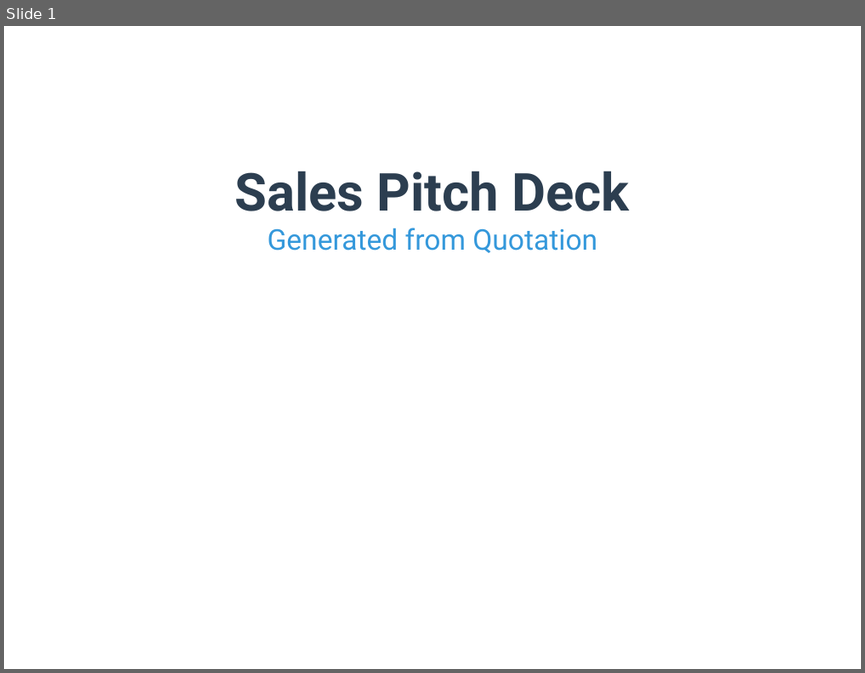
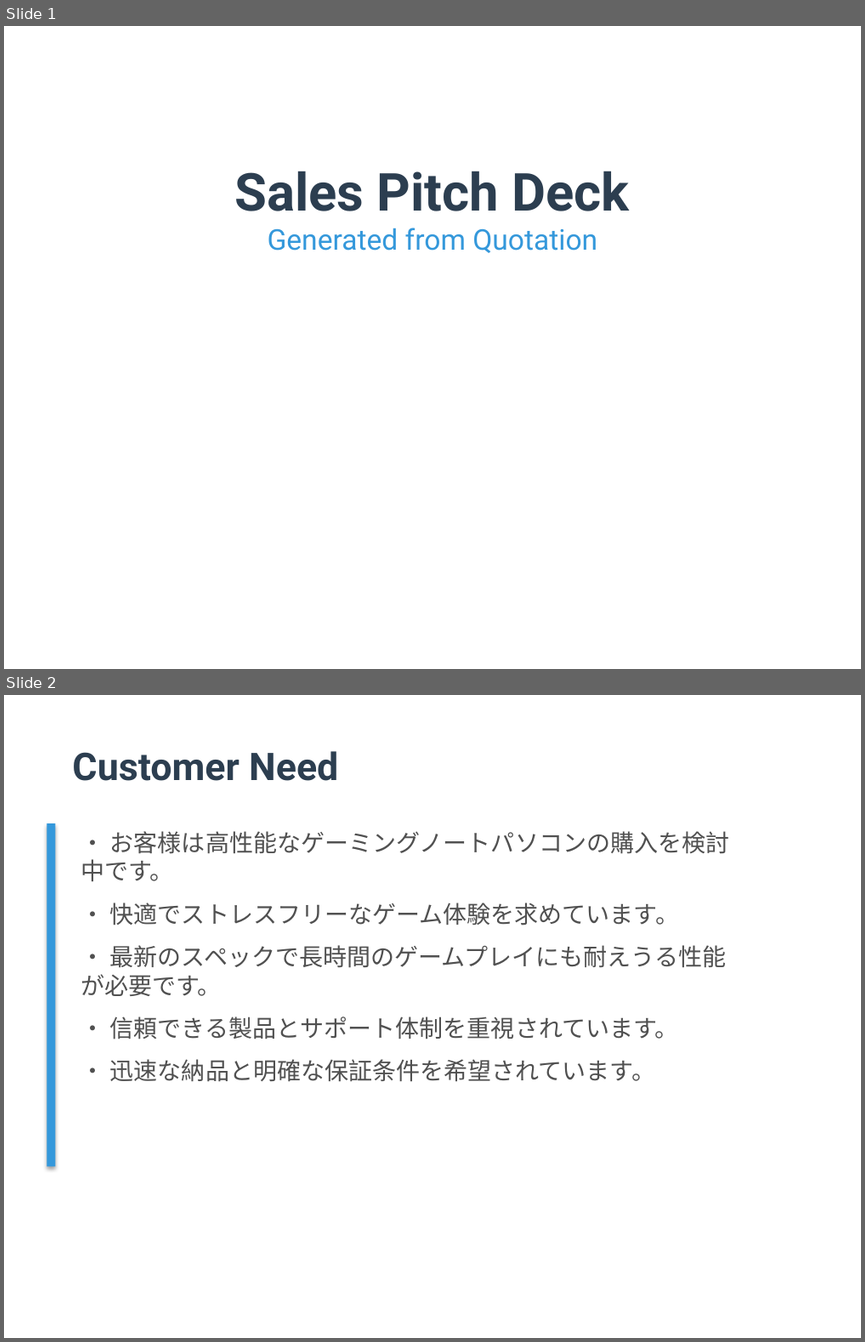
Before and after one commit to TejasGupta-27/b2b-sales-backend, a slide deck: Data/pitch_decks/pitch_deck_001.pptx. Shown one above the other, each under a label of ours: slide 1 before the commit, slides 1 and 2 after it. The pictures are 865x673 and 865x1342 pixels, drawn with LibreOffice and Linux fonts; fonts in the diff are those of the drawing. Boxes give left, top, right and bottom in pixels: in the first picture for what was removed or moved away, otherwise in the second. Text is boxed around its words. In the diff, an @@ line names an element or a change of style, - is before the commit and + after.

```diff
--- a/Data/pitch_decks/pitch_deck_001.pptx
+++ b/Data/pitch_decks/pitch_deck_001.pptx
@@ slide 2 added at (4,695,861,1338), background #FFFFFF @@
@@ text added at (72,751,338,781), 32 pt, text #2C3E50, bold @@
+Customer Need
@@ rectangle added at (46,823,55,1166), fill #3498DB @@
@@ text added at (81,831,730,1082), 20 pt, text #505050 @@
+• お客様は高性能なゲーミングノートパソコンの購入を検討中です。
+• 快適でストレスフリーなゲーム体験を求めています。
+• 最新のスペックで長時間のゲームプレイにも耐えうる性能が必要です。
+• 信頼できる製品とサポート体制を重視されています。
+• 迅速な納品と明確な保証条件を希望されています。
```
Also in this commit, not shown: 1 slide changed, 7 other slides added, 8 slides removed, 13 other files.
